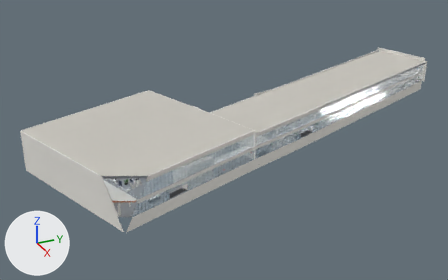
Two versions of the FBX model Assets/_Preview/NovaHallWorld.fbx, one commit apart.
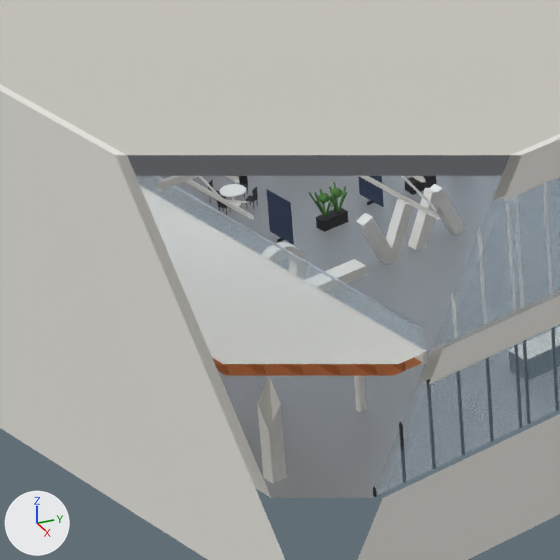
Old and new are each drawn whole from a camera (50 mm lens) standing at (182.0, -204.6, 130.7) and looking at (-60.0, -95.7, 9.7) and again close up on the part from 19% to 34% of the width and 56% to 80% of the height. Arrows for +X, +Y and +Z are at lower left; the lights stay in place. The first two pictures are the older version. Everything nearer to the camera than a plane just in front of the edit is cut away. Where no turn or scale is listed for an object, it has been applied to the vertices. Vertices at exactly the same position are counted once.

The first close-up shows 'Hall_Furniture', 'Hall_Roof', 'Hall_Shell', 'Hall_Structure'.
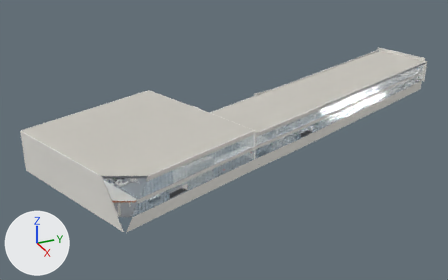
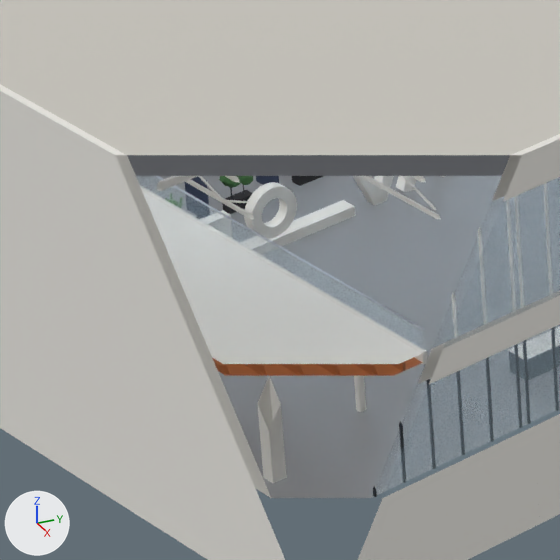
Where the change shows, as pixel boxes (x1, y1, x2, y2) in the close-ups (560 x 560 px; the box of a moved part takes in the faces that stretch with it):
```json
{"object": "Hall_Furniture", "change": "reshaped", "before": [208, 176, 466, 284], "after": [185, 176, 445, 246]}
{"part": 1, "of": "me_hall_furniture_001", "change": "moved or reshaped", "before": [318, 193, 330, 203], "on screen": "not visible afterwards"}
{"part": 2, "of": "me_hall_furniture_001", "change": "moved or reshaped", "before": [330, 188, 342, 198], "on screen": "not visible afterwards"}
{"part": 3, "of": "me_hall_furniture_001", "change": "moved or reshaped", "after": [185, 176, 209, 205], "on screen": "not visible before"}
{"part": 4, "of": "me_hall_furniture_001", "change": "moved or reshaped", "after": [256, 176, 279, 185], "on screen": "not visible before"}
{"part": 5, "of": "me_hall_furniture_001", "change": "moved or reshaped", "after": [292, 176, 323, 186], "on screen": "not visible before"}
{"part": 6, "of": "me_hall_furniture_001", "change": "moved or reshaped", "before": [338, 186, 346, 209], "on screen": "not visible afterwards"}
{"part": 7, "of": "me_hall_furniture_001", "change": "moved or reshaped", "before": [239, 176, 248, 185], "on screen": "not visible afterwards"}
{"part": 8, "of": "me_hall_furniture_001", "change": "deleted", "before": [245, 179, 466, 284]}
{"part": 9, "of": "me_hall_furniture_001", "change": "reshaped", "before": [218, 176, 437, 244], "after": [219, 176, 445, 246]}
```

Edits to the scene script, one JSON object a line:
```json
{"block": "me_hall_furniture_001", "where": "# used by ob_hall_furniture; location = (0.0, 0.0, 14.5)"}
{"op": "remove", "block": "me_hall_furniture_001", "code": "me_hall_furniture_001.from_pydata(...)  # 34914 vertices, 57720 faces; spans x -97.0..-11.0, y -171.0..33.0, z 0.0..3.0"}
{"op": "add", "block": "me_hall_furniture_001", "code": "me_hall_furniture_001.from_pydata(...)  # 34902 vertices, 57632 faces; spans x -97.0..-11.0, y -171.0..33.0, z 0.0..3.0"}
{"block": "me_hall_furniture_001", "change": "me_hall_furniture_001 part 1: the loose piece of 42 vertices spanning x -28.0, y -152.0, z 1.0..2.0 is moved by (-2.0, -7.0, 0.0)"}
{"block": "me_hall_furniture_001", "change": "me_hall_furniture_001 part 2: the loose piece of 42 vertices spanning x -29.0..-28.0, y -152.0..-151.0, z 1.0..2.0 is moved by (-2.0, -7.0, 0.0)"}
{"block": "me_hall_furniture_001", "change": "me_hall_furniture_001 part 3: the loose piece of 8 vertices spanning x -31.0, y -156.0, z 0.0 is moved by (0.0, -1.0, 1.0), in mat_w_n_board (dark blue #34405a)"}
{"block": "me_hall_furniture_001", "change": "me_hall_furniture_001 part 4: the loose piece of 8 vertices spanning x -32.0, y -155.0, z 0.0 is moved by (0.0, 1.0, 1.0), in mat_w_n_board (dark blue #34405a)"}
{"block": "me_hall_furniture_001", "change": "me_hall_furniture_001 part 5: the loose piece of 8 vertices spanning x -33.0, y -155.0, z 0.0 is moved by (0.0, 3.0, 0.0), in mat_w_n_black (black #1e1f22)"}
{"block": "me_hall_furniture_001", "change": "me_hall_furniture_001 part 6: the loose piece of 8 vertices spanning x -29.0..-28.0, y -151.0, z 0.0..2.0 is moved by (-5.0, 0.0, 0.0)"}
{"block": "me_hall_furniture_001", "change": "me_hall_furniture_001 part 7: the loose piece of 8 vertices spanning x -33.0, y -155.0..-154.0, z 1.0 is moved by (-5.0, -8.0, 0.0)"}
{"block": "me_hall_furniture_001", "change": "me_hall_furniture_001 part 8: 47 loose pieces with 658 vertices, spanning x -34.0..-21.0, y -158.0..-136.0, z 0.0..3.0, are deleted"}
{"block": "me_hall_furniture_001", "change": "me_hall_furniture_001 part 9: 55 vertices moved within x -33.0..-28.0, y -156.0..-146.0, z 0.0..2.0; 330 vertices removed from x -33.0..-27.0, y -156.0..-144.0, z 0.0..2.0; 884 vertices added at x -43.0..-26.0, y -163.0..-146.0, z 0.0..3.0"}
{"block": "me_hall_furniture_001", "change": "other edits to the shape of me_hall_furniture_001 do not show in these pictures"}
```
